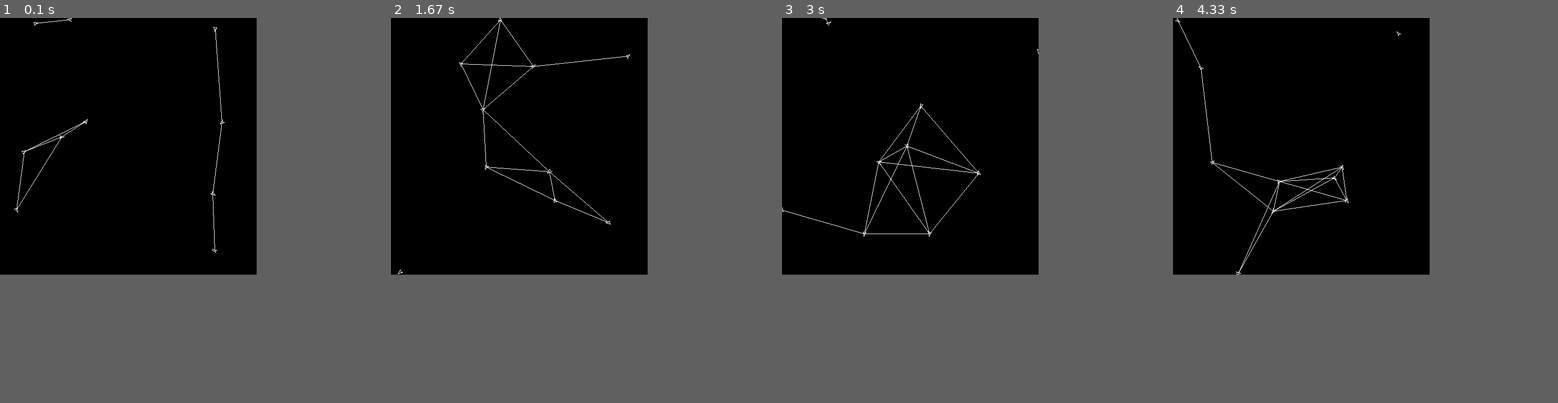
Above: before the commit, frames 1-4 (left to right).
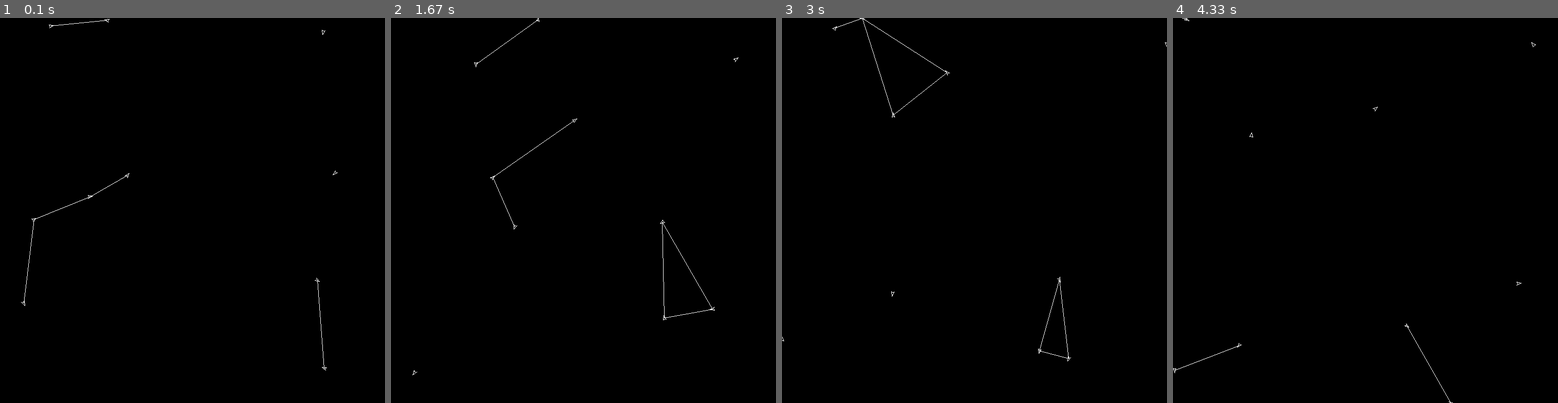
Above: after the commit, the same moments.

Repository: LouisDeOliveira/Projet_VA
Game: pygame game, started from pygame_test.py
Two runs of this game, one before a commit and one after it. Both use one fixed random seed, a clock stepped at 60 frames per second and the inputs below.
Inputs:
- Up to frame 1 (0.1 s): no input
- Up to frame 2 (1.67 s): no input
- Up to frame 3 (3 s): no input
- Up to frame 4 (4.33 s): no input
In our replay, the window is 500x500 before the commit and 750x750 after it. These sizes can differ from the game's own. Grey fills any space a smaller window leaves; there, only what the larger window draws over its background counts as a difference.

The runs differ from the first frame. In frame 1, 0.4% of the frame differs, in the area x 3-88%, y 0-92%; in frame 2, 0.5%; in frame 3, 0.5%, in the area x 0-100%, y 0-90%; in frame 4, 0.4%.

Commit message:
ajout de qq commentaires sur les fonctions

Diff:
--- a/pygame_test.py
+++ b/pygame_test.py
@@ -8,6 +8,21 @@
 
 
 class Drone():
+    """
+    speed : int/float : vitess du drone
+    env : Environment
+    state : normal (pas de cible, en recherche), finder (à trouvé une cible), helper (aide un finder)
+    battery : niveau de batterie : 0 -> dcd
+    dir : float : direction du drone
+    size : Taille d'affichage du drone
+    target : Target :  cible du drone
+    id : int : identifiant unique du Drone
+    destination : tuple : destination du drone
+    inbox : list : liste des messages reçus par le drone
+    message :  dict : message a envoyer
+
+    """
+
     def __init__(self, x, y, speed, direction, size, id, env):
         self.speed = speed
         self.env = env
@@ -95,6 +110,7 @@
                 self .destination = self.target.x, self.target.y
 
     def move(self):
+
         try:
 
             d = point_distance(
@@ -113,9 +129,14 @@
             return self.x, self.y, self.dir
 
     def neighbours(self, r=200):
+        """ liste des agents (Drone ou Target) à distance <= r du Drone """
+
         return [self.env.Agent_list[i] for i in range(len(self.env.Agent_list)) if distance(self, self.env.Agent_list[i]) < r and self.env.Agent_list[i] != self]
 
     def target_agent(self):
+        """ Attribue en tant que cible la cible la plus proche du champ de vision du drone si celui-ci n'en a pas déjà une """
+
+
         if self.target == None:
             min_distance = math.inf
             best_agent = None
@@ -137,6 +158,10 @@
 
 
 class Target():
+    """ Voir drone
+        targeted : Boolean : True si ciblé par un Drone """
+
+
     def __init__(self, x, y, speed, direction, size, id, env):
         self.id = id
         self.speed = speed
@@ -177,6 +202,11 @@
 
 
 class Environment():
+    """
+    width : int : largeur de l'écran
+    height : int : hauteur de l'écran
+    Agent_list : list : liste de tous les agents (Drone et Target) de l'environment"""
+
     def __init__(self, n_drones, n_targets, width, height):
         self.width = width
         self.height = height
@@ -193,6 +223,7 @@
             agent.step()
 
     def draw_graph(self):
+        """ Dessine le graphe reliant les Drones à portée de communication (càd qui sont voisins)"""
         edge_list=[]
         for agent in self.Agent_list:
             if type(agent) == Drone:
@@ -206,6 +237,7 @@
 
 
 def distance(Agent1, Agent2):
+    """ distance entre deux agents """
     x1, y1 = Agent1.x, Agent1.y
     x2, y2 = Agent2.x, Agent2.y
 
@@ -214,12 +246,13 @@
 
 
 def point_distance(x1, y1, x2, y2):
+    """ distance entre deux points """
     d = math.sqrt((x1-x2)**2+(y1-y2)**2)
     return d
 
 
 if __name__ == '__main__':
-    env = Environment(10, 0, 500, 500)
+    env = Environment(10, 0, 750, 750)
     pygame.init()
     width, height = env.width, env.height
     screen = pygame.display.set_mode((width, height))
